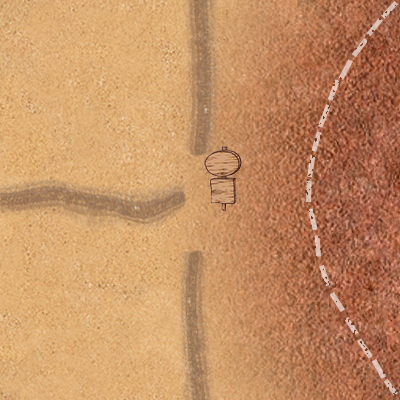
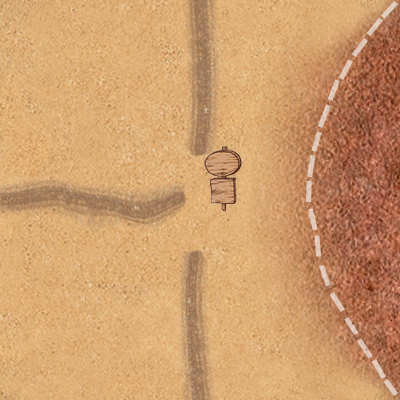
Revision of a layered 400px x 400px image; what changed, layer by layer:
renamed "Слой 2" to "Слой 7", painted on it over bbox(158, 0, 400, 400)
